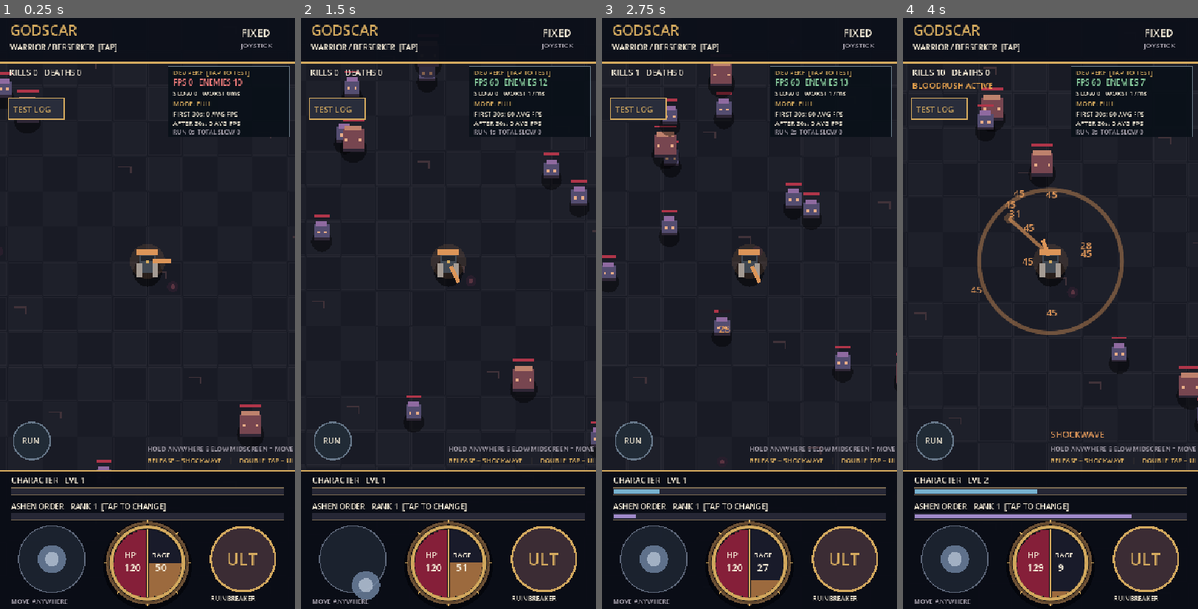
Above: before the commit, frames 1-4 (left to right).
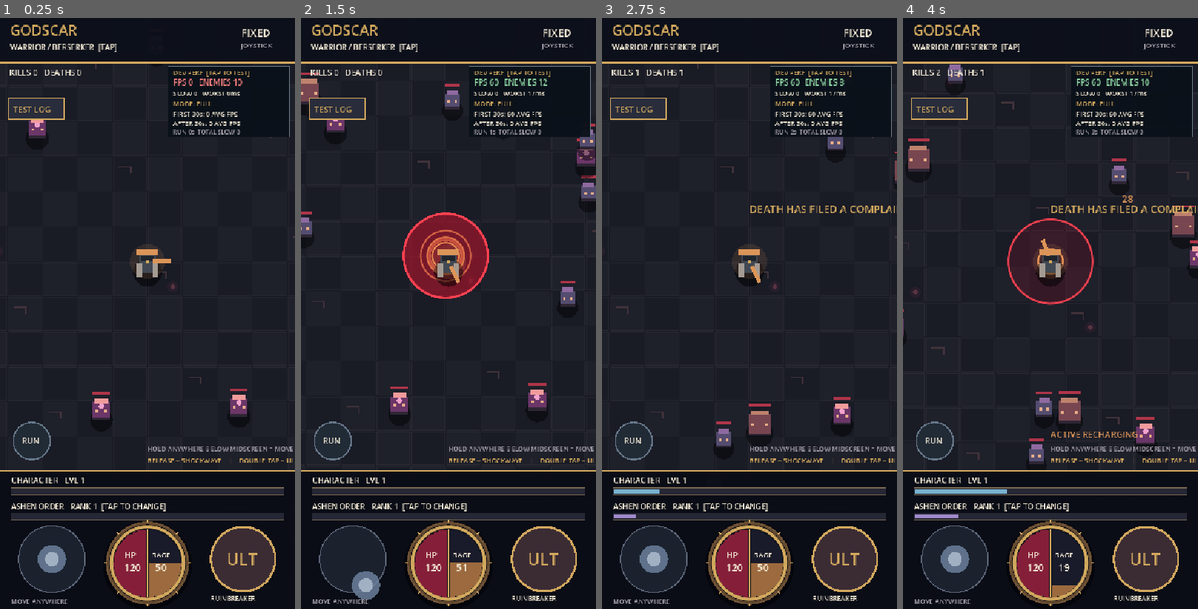
Above: after the commit, the same moments.

Repository: fytchx/Godscar
Game: Godot game, scene res://scenes/arena.tscn
Same seed, same stepped clock (60 frames per second), same inputs: the game is played once before the commit and once after it.
Inputs (mouse positions are in pixels of both pictures, inside the frame that each line leads up to):
- Up to frame 1 (0.25 s): no input
- Up to frame 2 (1.5 s): move the mouse to (513, 283) at 0.52 s; click (513, 283) at 0.67 s; drag from (389, 343) to (433, 431) at 1.27 s
- Up to frame 3 (2.75 s): move the mouse to (779, 183) at 2.02 s; click (779, 183) at 2.17 s
- Up to frame 4 (4 s): drag from (1035, 431) to (962, 224) at 2.77 s; move the mouse to (1139, 402) at 3.52 s; click (1139, 402) at 3.67 s

The runs differ from the first frame. In frame 1, 1.1% of the frame differs, in the area x 0-89%, y 9-77%; in frame 2, 6.1%; in frame 3, 3.5%; in frame 4, 8.1%, in the area x 0-100%, y 7-97%.

Commit message:
Make Godscar enemies dangerous: dodgeable ranged hex attacks, visible damage, combat metrics and profiling

Diff:
--- a/scripts/arena.gd
+++ b/scripts/arena.gd
@@ -57,6 +57,13 @@
 var ability_notice: String = ""
 var ability_notice_timer: float = 0.0
 var respawn_notice: float = 0.0
+var hurt_flash: float = 0.0
+var perf_sim_total_us: int = 0
+var perf_sim_count: int = 0
+var perf_sim_peak_us: int = 0
+var perf_draw_total_us: int = 0
+var perf_draw_count: int = 0
+var perf_draw_peak_us: int = 0
 var hit_location: Vector2 = Vector2.ZERO
 var enemies: Array[Dictionary] = []
 var damage_numbers: Array[Dictionary] = []
@@ -181,7 +188,14 @@
         perf_worst_ms = perf_window_worst_ms
         perf_hitches = perf_window_hitches
         if not menu_open and not log_panel_open:
+            test_log.sample_processing(perf_sim_total_us, perf_sim_count, perf_sim_peak_us, perf_draw_total_us, perf_draw_count, perf_draw_peak_us)
             test_log.sample(perf_fps, perf_hitches, perf_worst_ms, enemies.size(), PERF_MODES[perf_mode])
+        perf_sim_total_us = 0
+        perf_sim_count = 0
+        perf_sim_peak_us = 0
+        perf_draw_total_us = 0
+        perf_draw_count = 0
+        perf_draw_peak_us = 0
         if perf_run_elapsed <= 30.0:
             perf_first_sum += perf_fps
             perf_first_samples += 1
@@ -198,6 +212,7 @@
     if menu_open or log_panel_open:
         queue_redraw()
         return
+    var sim_started_us: int = Time.get_ticks_usec()
 
     # The player's joystick takes precedence. On release, auto-run resumes
     # straight along the most recent player-selected heading.
@@ -220,6 +235,7 @@
     ultimate_visual_timer = maxf(0.0, ultimate_visual_timer - delta)
     ability_notice_timer = maxf(0.0, ability_notice_timer - delta)
     respawn_notice = maxf(0.0, respawn_notice - delta)
+    hurt_flash = maxf(0.0, hurt_flash - delta)
     var regen: float = 1.2 if class_index == 0 else 4.0
     if class_index == 2:
         regen = 5.0 if spec_index != 2 else 8.0
@@ -237,21 +253,41 @@
         var diff: Vector2 = hero - ep
         var dist: float = diff.length()
         var speed: float = float(e["speed"])
+        var caster: bool = bool(e["caster"])
         if float(e["slow"]) > 0.0:
             e["slow"] = maxf(0.0, float(e["slow"]) - delta)
             speed *= 0.48
         if float(e["windup"]) > 0.0:
             e["windup"] = maxf(0.0, float(e["windup"]) - delta)
             if float(e["windup"]) == 0.0:
-                if hero.distance_to(e["pos"]) < 57.0:
-                    _take_damage(float(e["damage"]))
-                e["attack_cd"] = 1.25
+                if caster:
+                    # The aim is frozen when casting begins. Walk out of the circle to dodge.
+                    var strike_point: Vector2 = e["aim"]
+                    var hit: bool = hero.distance_to(strike_point) < 77.0
+                    test_log.enemy_attack("HEX", hit)
+                    if hit:
+                        _take_damage(float(e["damage"]), "HEX")
+                    e["attack_cd"] = 1.9
+                else:
+                    var hit: bool = hero.distance_to(e["pos"]) < 62.0
+                    test_log.enemy_attack("MELEE", hit)
+                    if hit:
+                        _take_damage(float(e["damage"]), "MELEE")
+                    e["attack_cd"] = 1.25
         else:
-            if dist > 41.0:
-                e["pos"] = ep + diff.normalized() * speed * delta
             e["attack_cd"] = float(e["attack_cd"]) - delta
-            if dist < 57.0 and float(e["attack_cd"]) <= 0.0:
-                e["windup"] = 0.39 if bool(e["brute"]) else 0.28
+            if caster:
+                # Ranged enemies hold position at medium range instead of charging into melee.
+                if dist > 315.0:
+                    e["pos"] = ep + diff.normalized() * speed * delta
+                if dist < 370.0 and float(e["attack_cd"]) <= 0.0:
+                    e["aim"] = hero
+                    e["windup"] = 0.95
+            else:
+                if dist > 41.0:
+                    e["pos"] = ep + diff.normalized() * speed * delta
+                if dist < 62.0 and float(e["attack_cd"]) <= 0.0:
+                    e["windup"] = 0.44 if bool(e["brute"]) else 0.35
 
     if attack_timer <= 0.0:
         _auto_attack()
@@ -261,20 +297,29 @@
         _spawn_enemy()
         wave_timer = 0.55
     queue_redraw()
+    var sim_used_us: int = Time.get_ticks_usec() - sim_started_us
+    perf_sim_total_us += sim_used_us
+    perf_sim_count += 1
+    perf_sim_peak_us = maxi(perf_sim_peak_us, sim_used_us)
 
 
 func _spawn_enemy() -> void:
     var angle: float = rng.randf_range(0.0, TAU)
-    var distance: float = rng.randf_range(310.0, 505.0)
-    var brute: bool = rng.randf() < 0.23
-    var health: float = 73.0 if brute else 37.0
+    # Guarantee a pair of ranged threats in the opening test wave.
+    var starter_hex: bool = kills == 0 and (enemies.size() == 2 or enemies.size() == 6)
+    var brute: bool = not starter_hex and rng.randf() < 0.23
+    var caster: bool = starter_hex or (not brute and rng.randf() < 0.38)
+    var distance: float = rng.randf_range(265.0, 385.0) if caster else rng.randf_range(310.0, 505.0)
+    var health: float = 115.0 if brute else (63.0 if caster else 54.0)
+    health += float(level - 1) * (5.0 if brute else 3.0)
     enemies.append({
         "pos": hero + Vector2.RIGHT.rotated(angle) * distance,
         "hp": health, "max_hp": health,
-        "speed": rng.randf_range(58.0, 79.0) if brute else rng.randf_range(86.0, 110.0),
-        "damage": 11.0 if brute else 5.0,
-        "attack_cd": rng.randf_range(0.8, 1.6), "windup": 0.0,
-        "slow": 0.0, "brute": brute
+        "speed": rng.randf_range(58.0, 79.0) if brute else (75.0 if caster else rng.randf_range(86.0, 110.0)),
+        "damage": (25.0 + float(level) * 0.8) if caster else (17.0 if brute else 10.0),
+        "attack_cd": rng.randf_range(0.7, 1.3), "windup": 0.0,
+        "aim": hero,
+        "slow": 0.0, "brute": brute, "caster": caster
     })
 
 
@@ -409,13 +454,19 @@
     hp = max_hp
 
 
-func _take_damage(amount: float) -> void:
+func _take_damage(amount: float, source: String = "MELEE") -> void:
     if class_index == 1 and spec_index == 2:
         amount *= 0.72  # Martyr prototype: withstand hits, return damage
         _area_attack(hero, 94.0, 7.0 + level * 1.5)
     if class_index == 4 and spec_index == 1 and rng.randf() < 0.28:
+        test_log.player_evade(source)
         return  # Shadow prototype: evade
     hp = maxf(0.0, hp - amount)
+    hurt_flash = 0.38
+    damage_numbers.append({"pos": hero, "amount": -int(round(amount)), "time": 0.58, "color": Color("ff6675")})
+    if damage_numbers.size() > 35:
+        damage_numbers.remove_at(0)
+    test_log.player_damage(amount, source, hp, max_hp)
     if hp <= 0.0:
         deaths += 1
         test_log.event("DEATH", "total=%d at_level=%d; enemies=%d" % [deaths, level, enemies.size()])
@@ -724,9 +775,11 @@
 
 
 func _draw() -> void:
+    var draw_started_us: int = Time.get_ticks_usec()
     var s: Vector2 = get_viewport_rect().size
     draw_rect(Rect2(Vector2.ZERO, s), C_BG)
     _draw_world(s)
+    _draw_telegraphs()
     _draw_enemies(s)
     _draw_hero()
     if perf_mode != 2 and perf_mode != 3:
@@ -736,6 +789,22 @@
         _draw_menu(s)
     if log_panel_open:
         _draw_log_panel(s)
+    var draw_used_us: int = Time.get_ticks_usec() - draw_started_us
+    perf_draw_total_us += draw_used_us
+    perf_draw_count += 1
+    perf_draw_peak_us = maxi(perf_draw_peak_us, draw_used_us)
+
+
+func _draw_telegraphs() -> void:
+    # Ground markers are always visible, even in LOW FX performance mode.
+    for e in enemies:
+        if not bool(e["caster"]) or float(e["windup"]) <= 0.0:
+            continue
+        var point: Vector2 = e["aim"] - hero + _center()
+        var progress: float = 1.0 - float(e["windup"]) / 0.95
+        draw_circle(point, 77.0, Color(0.64, 0.08, 0.17, 0.20))
+        draw_arc(point, 77.0, 0.0, TAU, 48, Color(1.0, 0.26, 0.32, 0.95), 3.5, true)
+        draw_arc(point, maxf(2.0, 77.0 * (1.0 - progress)), 0.0, TAU, 44, Color(1.0, 0.62, 0.34, 0.92), 3.0, true)
 
 
 func _draw_world(s: Vector2) -> void:
@@ -768,18 +837,22 @@
         if p.x < -45 or p.x > s.x + 45 or p.y < -50 or p.y > s.y + 50:
             continue
         var brute: bool = e["brute"]
-        var half: float = 20.0 if brute else 14.0
+        var caster: bool = e["caster"]
+        var half: float = 20.0 if brute else (16.0 if caster else 14.0)
         draw_circle(p + Vector2(0.0, 17.0), half + 5.0, Color(0, 0, 0, 0.43))
-        draw_rect(Rect2(p - Vector2(half, half), Vector2(half * 2.0, half * 2.0)), Color("774650") if brute else Color("544d70"))
-        draw_rect(Rect2(p + Vector2(-half + 4.0, -half - 6.0), Vector2(half * 2 - 8, 9.0)), Color("be826d") if brute else Color("8f6aa0"))
+        draw_rect(Rect2(p - Vector2(half, half), Vector2(half * 2.0, half * 2.0)), Color("774650") if brute else (Color("6b3668") if caster else Color("544d70")))
+        draw_rect(Rect2(p + Vector2(-half + 4.0, -half - 6.0), Vector2(half * 2 - 8, 9.0)), Color("be826d") if brute else (Color("f19b9b") if caster else Color("8f6aa0")))
         draw_rect(Rect2(p + Vector2(-half + 5.0, -2.0), Vector2(5, 5)), Color("e7ac87"))
         draw_rect(Rect2(p + Vector2(half - 10.0, -2.0), Vector2(5, 5)), Color("e7ac87"))
         draw_rect(Rect2(p + Vector2(-half, half - 4), Vector2(half * 2, 5)), Color("2e2635"))
         draw_rect(Rect2(p + Vector2(-half, -half - 18), Vector2(half * 2, 5)), Color("271a25"))
         draw_rect(Rect2(p + Vector2(-half, -half - 18), Vector2(half * 2 * maxf(0.0, float(e["hp"]) / float(e["max_hp"])), 5)), C_BLOOD)
-        if float(e["windup"]) > 0.0:
-            var alpha: float = 0.35 + 0.5 * (1.0 - float(e["windup"]) / 0.39)
+        if float(e["windup"]) > 0.0 and not caster:
+            var duration: float = 0.44 if brute else 0.35
+            var alpha: float = 0.35 + 0.5 * (1.0 - float(e["windup"]) / duration)
             draw_arc(p, 35.0 if brute else 28.0, 0, TAU, 30, Color(1.0, 0.44, 0.27, alpha), 3.0)
+        if caster:
+            draw_circle(p + Vector2(0.0, -8.0), 5.0, Color("f2a2cb"))
 
 
 func _draw_hero() -> void:
@@ -794,6 +867,8 @@
     draw_rect(Rect2(p + Vector2(10, 4), Vector2(10, 24)), Color("a49b93"))
     draw_line(p + last_facing * 10.0, p + last_facing * 42.0, accent, 7.0)
     draw_circle(p, 3.0, C_GOLD)
+    if hurt_flash > 0.0:
+        draw_arc(p, 43.0, 0.0, TAU, 52, Color(1.0, 0.23, 0.33, hurt_flash / 0.38), 6.0, true)
     if visual_timer > 0.0 and perf_mode != 2 and perf_mode != 3:
         var end: Vector2 = hit_location - hero + p
         draw_line(p + last_facing * 16.0, end, Color(accent.r, accent.g, accent.b, visual_timer / 0.15), 6.0, true)
@@ -886,6 +961,8 @@
     _draw_text("RUN %ds  TOTAL SLOW %d" % [int(perf_run_elapsed), perf_run_hitches], perf_box.position + Vector2(10.0, 125.0), 11, C_MUTED)
     if class_index == 0 and passive_timer > 0:
         _draw_text("BLOODRUSH ACTIVE", Vector2(17, 129), 15, C_RAGE)
+    if hp < max_hp * 0.35:
+        _draw_text("LOW HEALTH - MOVE!", Vector2(s.x * 0.5, 141.0), 16, Color("ff727c"), HORIZONTAL_ALIGNMENT_CENTER)
     if respawn_notice > 0.0:
         _draw_text("DEATH HAS FILED A COMPLAINT", Vector2(s.x * 0.5, s.y * 0.33), 19, C_GOLD, HORIZONTAL_ALIGNMENT_CENTER)
 
